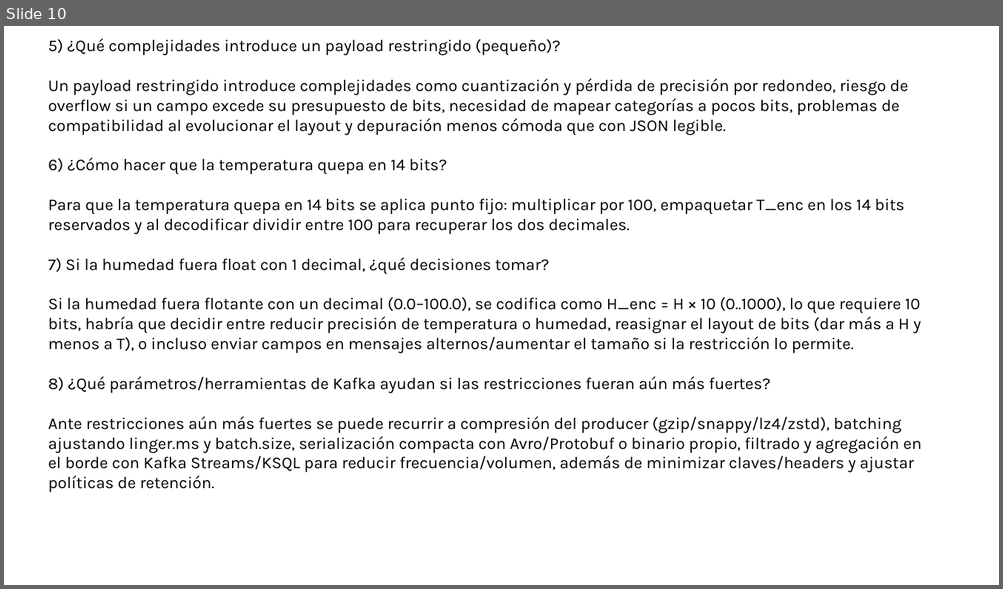
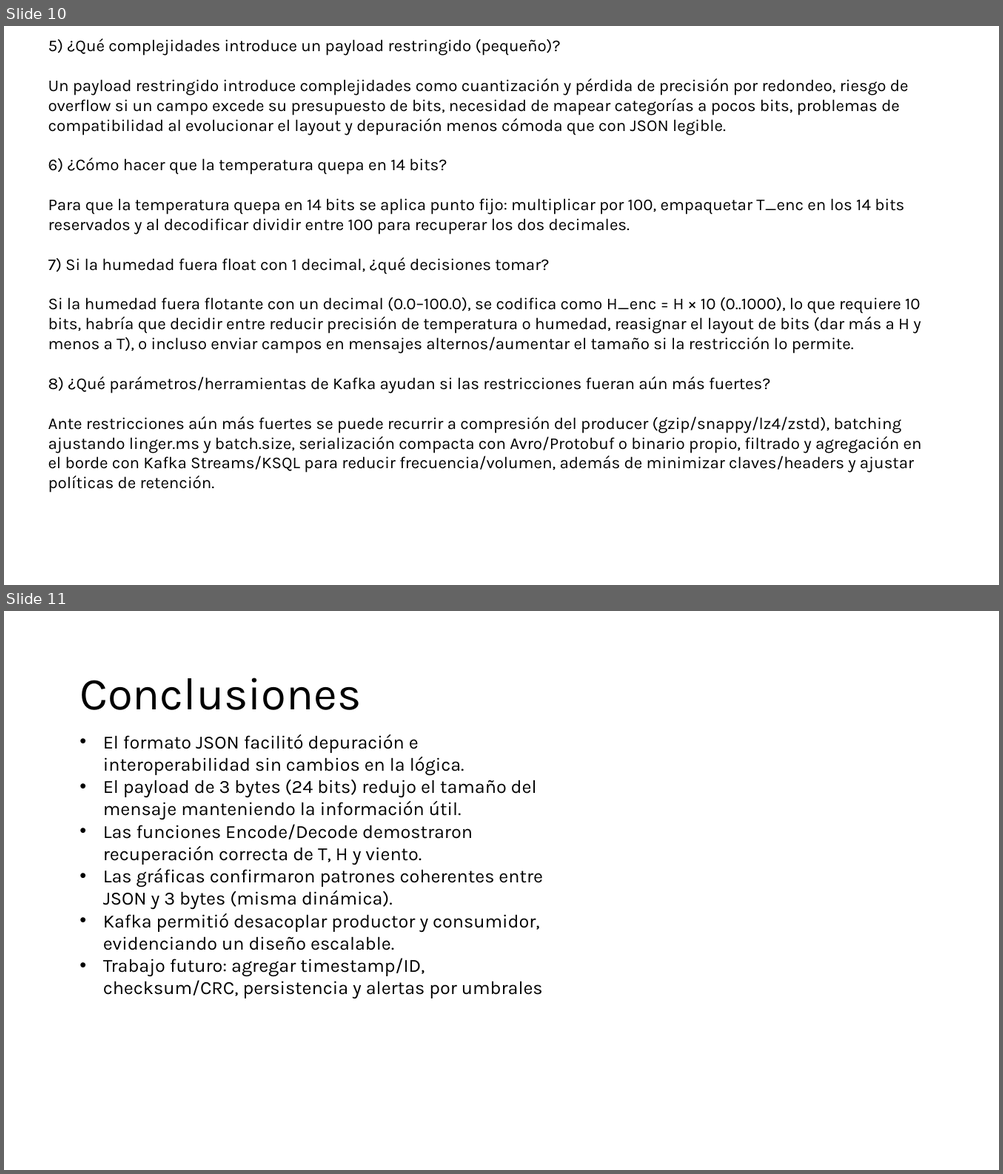
Before and after one commit to BrandonReyes0609/Lab7-Redes, a slide deck: evidencia-presentaacion.pptx. Shown one above the other, each under a label of ours: slide 10 before the commit, slides 10 and 11 after it. The pictures are 1003x589 and 1003x1174 pixels, drawn with LibreOffice and Linux fonts; fonts in the diff are those of the drawing. Boxes give left, top, right and bottom in pixels: in the first picture for what was removed or moved away, otherwise in the second. Text is boxed around its words. In the diff, an @@ line names an element or a change of style, - is before the commit and + after.

```diff
--- a/evidencia-presentaacion.pptx
+++ b/evidencia-presentaacion.pptx
@@ slide 11 added at (4, 611, 999, 1170), background #FFFFFF @@
@@ title added at (79, 678, 361, 710), 44 pt, text #000000 @@
+Conclusiones
@@ text added at (103, 735, 543, 999), 18 pt, text #000000 @@
+• El formato JSON facilitó depuración e interoperabilidad sin cambios en la lógica.
+• El payload de 3 bytes (24 bits) redujo el tamaño del mensaje manteniendo la información útil.
+• Las funciones Encode/Decode demostraron recuperación correcta de T, H y viento.
+• Las gráficas confirmaron patrones coherentes entre JSON y 3 bytes (misma dinámica).
+• Kafka permitió desacoplar productor y consumidor, evidenciando un diseño escalable.
+• Trabajo futuro: agregar timestamp/ID, checksum/CRC, persistencia y alertas por umbrales
```
Also in this commit, not shown: 2 slides changed, 2 other slides added, 1 slide removed, 1 other file.
